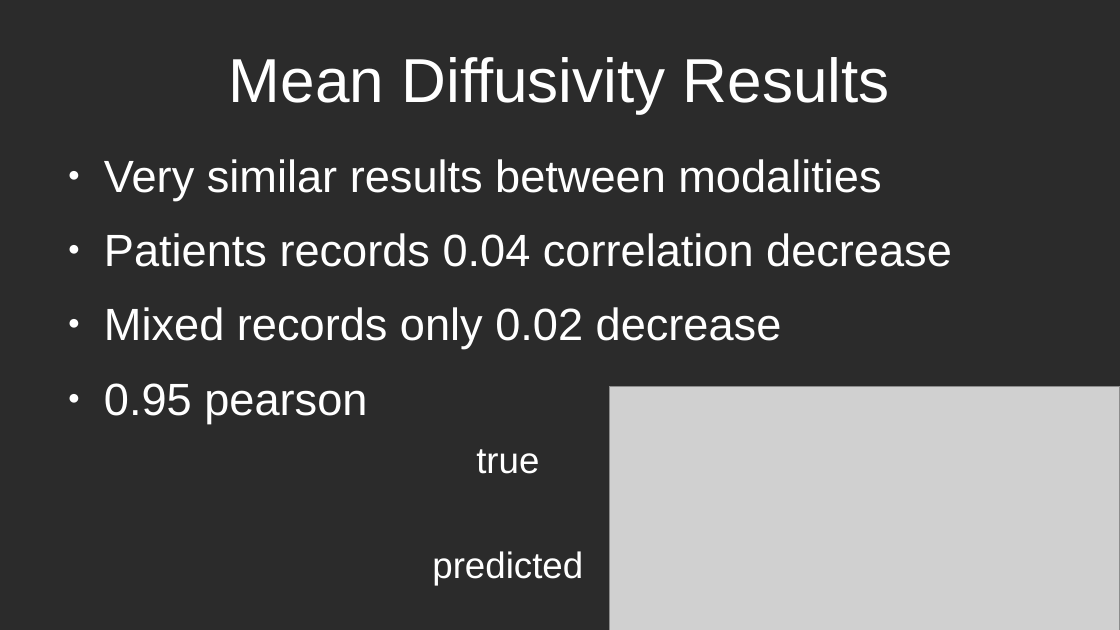
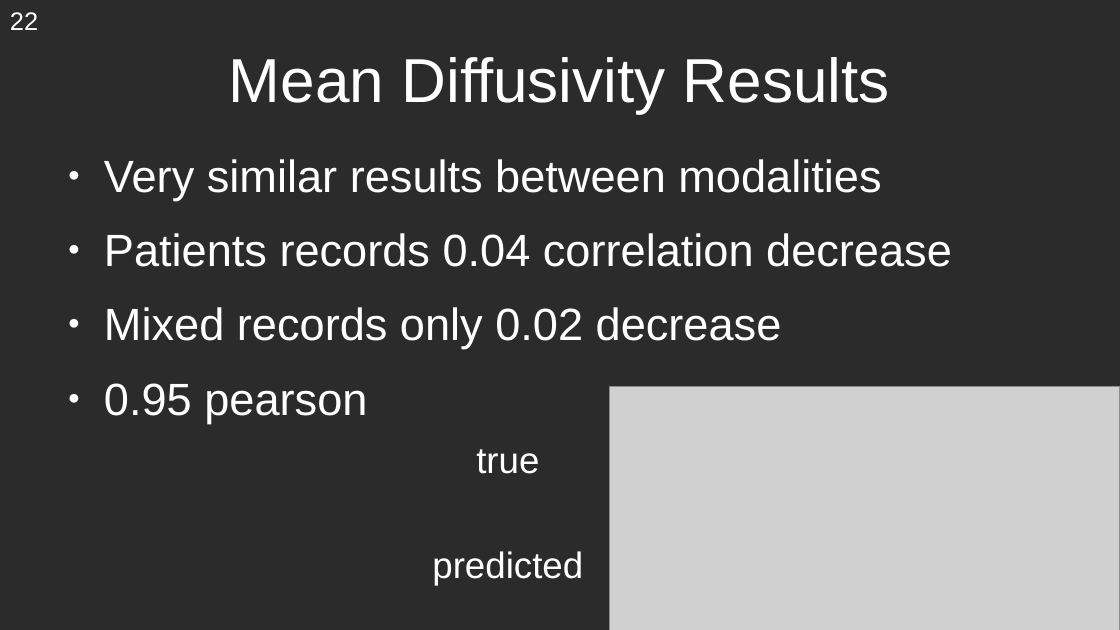
Before and after one commit to nlevi-dev/UPC-MasterThesis, a slide deck: slide 22 of Presentation.odp. Drawn at 1120x630 pixels with LibreOffice and Linux fonts; fonts in the diff are those of the drawing; grey boxes stand for pictures; background and template pictures are left out; a plain dark background stands for a picture behind light text. Boxes give left, top, right and bottom in pixels: in the first picture for what was removed or moved away, otherwise in the second. Text is boxed around its words. In the diff, an @@ line names an element or a change of style, - is before the commit and + after.

```diff
--- a/Presentation.odp
+++ b/Presentation.odp
@@ page number added at (x1=10, y1=12, x2=38, y2=30), 18 pt, text #FFFFFF @@
+22
```
Also in this commit, not shown: 25 other slides changed, 1 other file.
